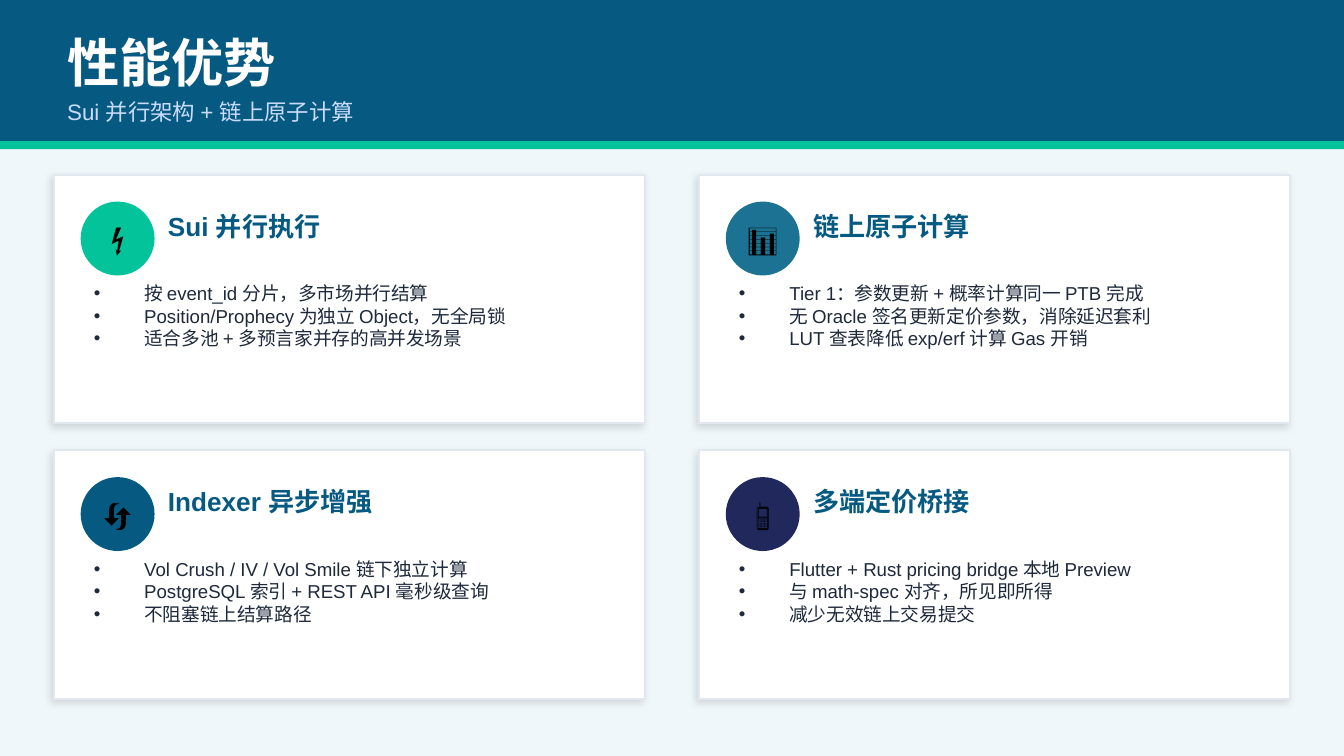
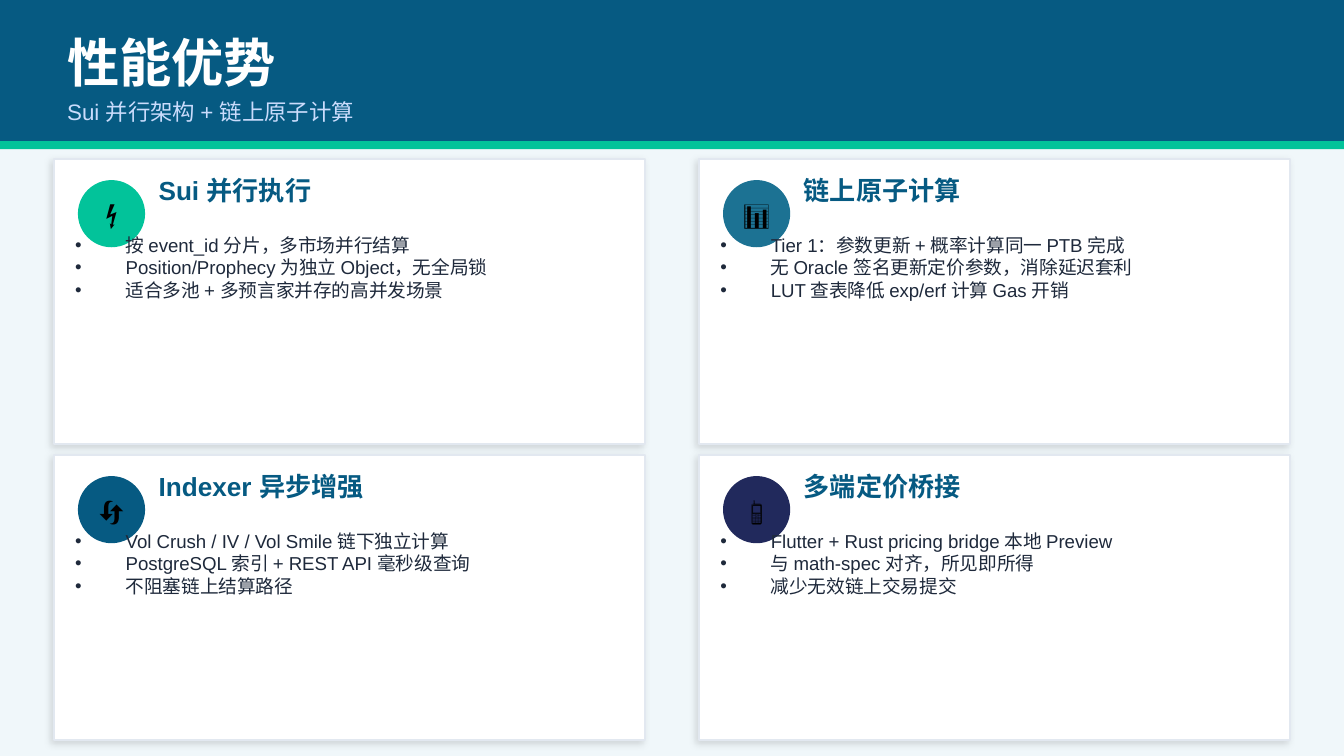
Before and after one commit to bamaao/x-market, a slide deck: slide 7 of docs/presentations/X-Market-Sui-Overview.zh.pptx (slide 8 before the commit). Drawn at 1344x756 pixels with LibreOffice and Linux fonts; fonts in the diff are those of the drawing. Boxes give left, top, right and bottom in pixels: in the first picture for what was removed or moved away, otherwise in the second. Text is boxed around its words. In the diff, an @@ line names an element or a change of style, - is before the commit and + after.

```diff
--- a/docs/presentations/X-Market-Sui-Overview.zh.pptx
+++ b/docs/presentations/X-Market-Sui-Overview.zh.pptx
@@ rectangle: place and size @@
-rectangle at (54, 175, 645, 423)
+rectangle at (54, 159, 645, 444)
@@ text "Sui 并行执行": place and size @@
-text "Sui 并行执行" at (168, 213, 321, 239)
+text "Sui 并行执行" at (159, 177, 312, 203)
@@ rectangle: place and size @@
-rectangle at (699, 175, 1290, 423)
+rectangle at (699, 159, 1290, 444)
@@ vertical alignment middle to top in 4 elements at (159, 473, 364, 499), (804, 473, 961, 499), (159, 177, 312, 203), (804, 177, 961, 203) @@
@@ text "链上原子计算": place and size @@
-text "链上原子计算" at (813, 213, 970, 239)
+text "链上原子计算" at (804, 177, 961, 203)
@@ ellipse: place and size @@
-ellipse at (81, 202, 155, 276)
+ellipse at (78, 180, 145, 247)
@@ text "⚡": place and size @@
-text "⚡" at (81, 202, 155, 276)
+text "⚡" at (78, 180, 145, 247)
@@ size 16 to 14 pt in 4 elements at (78, 476, 145, 543), (723, 476, 790, 543), (78, 180, 145, 247), (723, 180, 790, 247) @@
@@ ellipse: place and size @@
-ellipse at (726, 202, 800, 276)
+ellipse at (723, 180, 790, 247)
@@ text "📊": place and size @@
-text "📊" at (726, 202, 800, 276)
+text "📊" at (723, 180, 790, 247)
@@ text "按 event_id 分片，多市场并行结算": place and size @@
-text "按 event_id 分片，多市场并行结算" at (144, 284, 506, 347)
+text "按 event_id 分片，多市场并行结算" at (126, 233, 488, 299)
@@ text "Tier 1：参数更新 + 概率计算同一 PTB ...": place and size @@
-text "Tier 1：参数更新 + 概率计算同一 PTB ..." at (789, 284, 1151, 349)
+text "Tier 1：参数更新 + 概率计算同一 PTB ..." at (771, 236, 1132, 301)
@@ rectangle: place and size @@
-rectangle at (54, 450, 645, 699)
+rectangle at (54, 454, 645, 739)
@@ ellipse: place and size @@
-ellipse at (81, 477, 155, 551)
+ellipse at (78, 476, 145, 543)
@@ text "Indexer 异步增强": place and size @@
-text "Indexer 异步增强" at (168, 488, 373, 514)
+text "Indexer 异步增强" at (159, 473, 364, 499)
@@ rectangle: place and size @@
-rectangle at (699, 450, 1290, 699)
+rectangle at (699, 454, 1290, 739)
@@ ellipse: place and size @@
-ellipse at (726, 477, 800, 551)
+ellipse at (723, 476, 790, 543)
@@ text "多端定价桥接": place and size @@
-text "多端定价桥接" at (813, 488, 970, 514)
+text "多端定价桥接" at (804, 473, 961, 499)
@@ text "Vol Crush / IV / ...": place and size @@
-text "Vol Crush / IV / ..." at (144, 560, 489, 623)
+text "Vol Crush / IV / ..." at (126, 532, 470, 595)
@@ text "Flutter + Rust pricing bridge ...": place and size @@
-text "Flutter + Rust pricing bridge ..." at (789, 560, 1131, 623)
+text "Flutter + Rust pricing bridge ..." at (771, 532, 1112, 595)
```
Also in this commit, not shown: 7 other slides changed, 2 slides removed, 2 other files.
